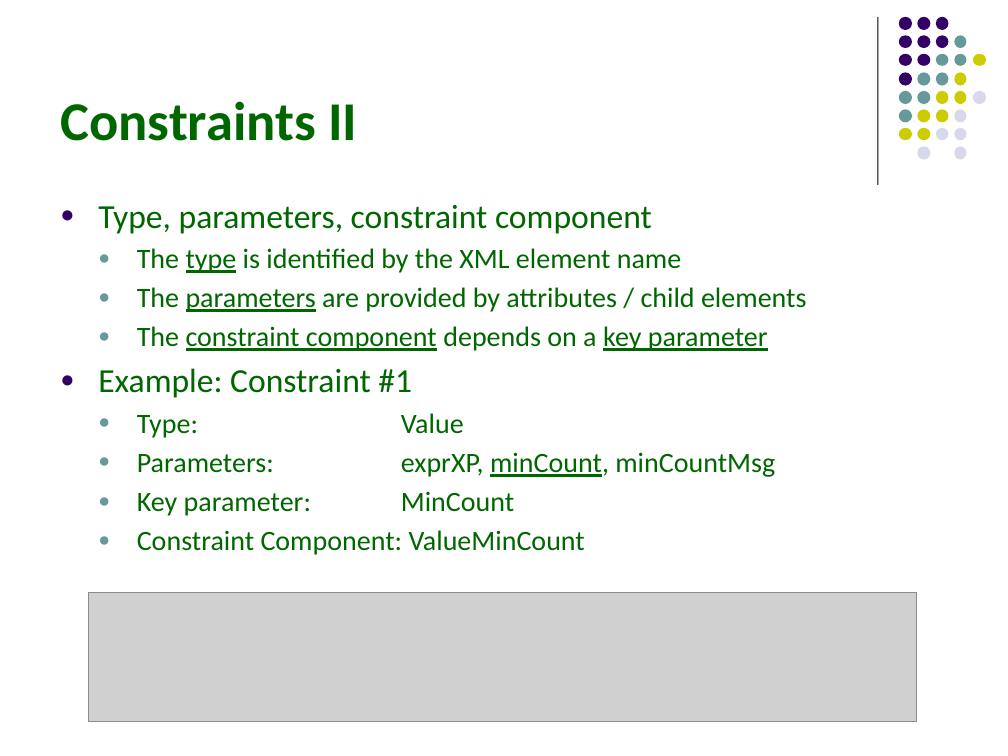
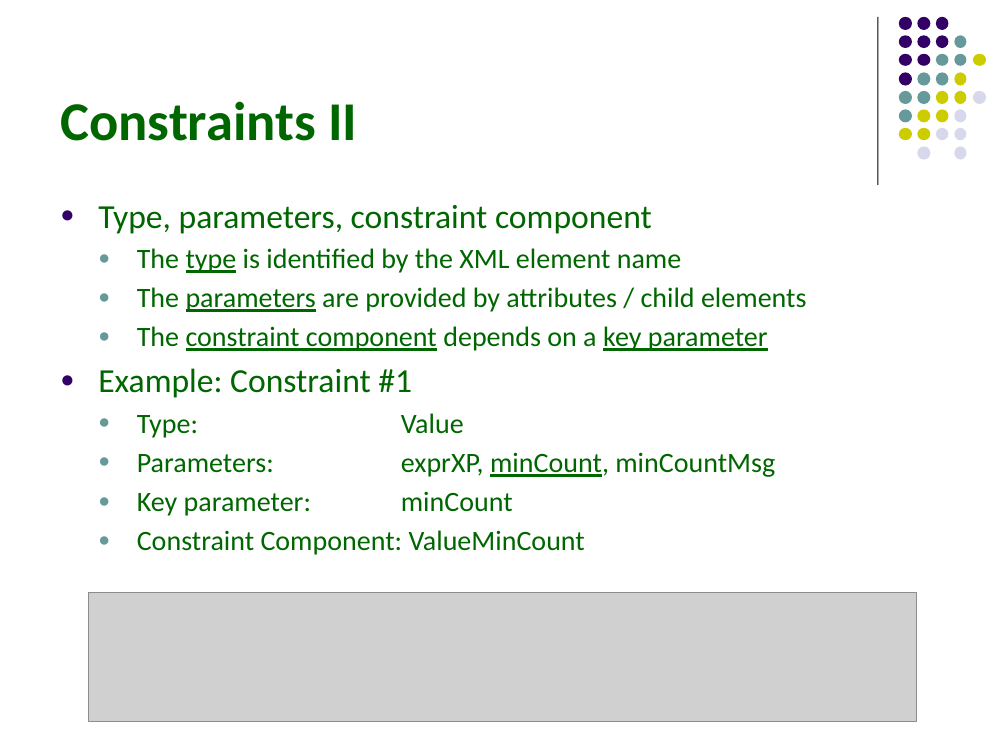
Before and after one commit to hrennau/greenfox, a slide deck: slide 11 of declarative-amsterdam-2020/an-introduction-to-greenfox/an-introduction-to-greenfox.pptx. Drawn at 1008x756 pixels with LibreOffice and Linux fonts; fonts in the diff are those of the drawing; grey boxes stand for pictures. Boxes give left, top, right and bottom in pixels: in the first picture for what was removed or moved away, otherwise in the second. Text is boxed around its words. In the diff, an @@ line names an element or a change of style, - is before the commit and + after.

```diff
--- a/declarative-amsterdam-2020/an-introduction-to-greenfox/an-introduction-to-greenfox.pptx
+++ b/declarative-amsterdam-2020/an-introduction-to-greenfox/an-introduction-to-greenfox.pptx
@@ text at [137, 491, 513, 516]: text changed @@
-  ● Key parameter: MinCount
+  ● Key parameter: minCount
```
Also in this commit, not shown: 11 other slides changed.
